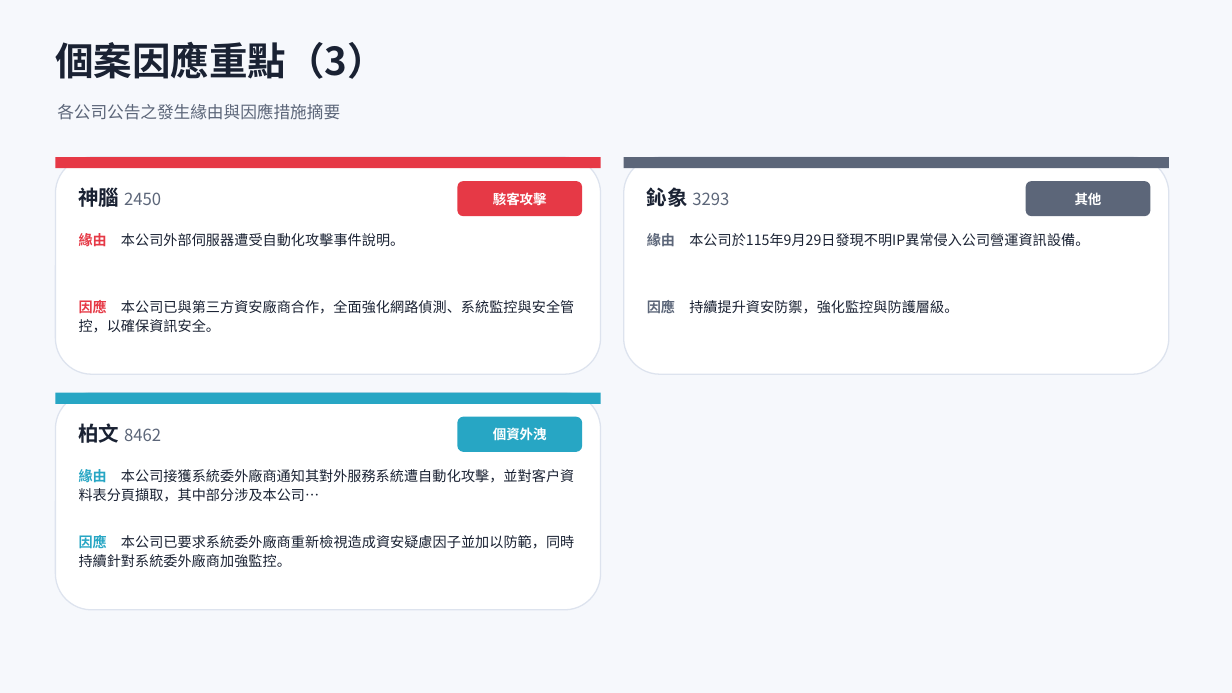
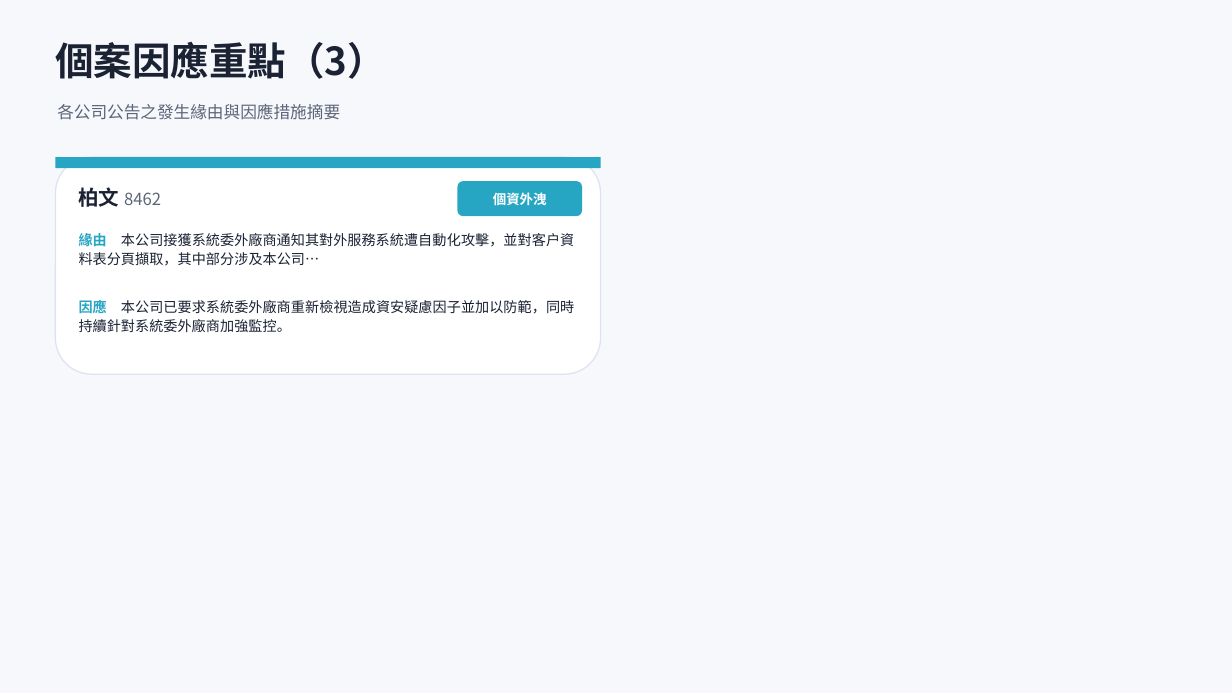
Before and after one commit to Johnnylin77/mops-isec-monitor, a slide deck: slide 8 of 資安事件因應分析.pptx. Drawn at 1232x693 pixels with LibreOffice and Linux fonts; fonts in the diff are those of the drawing. Boxes give left, top, right and bottom in pixels: in the first picture for what was removed or moved away, otherwise in the second. Text is boxed around its words. In the diff, an @@ line names an element or a change of style, - is before the commit and + after.

```diff
--- a/資安事件因應分析.pptx
+++ b/資安事件因應分析.pptx
@@ rectangle at <box>55,157,601,168</box>: fill #E63946 to #27A6C4 @@
@@ rounded rectangle removed at <box>624,157,1169,374</box> @@
@@ rectangle removed at <box>624,157,1169,168</box> @@
@@ text at <box>79,187,161,207</box>: text changed @@
-神腦 2450
+柏文 8462
@@ rounded rectangle at <box>457,181,582,216</box>: fill #E63946 to #27A6C4 @@
@@ text at <box>493,192,547,205</box>: text changed @@
-駭客攻擊
+個資外洩
@@ text removed at <box>647,187,729,207</box> @@
-鈊象 3293
@@ rounded rectangle removed at <box>1026,181,1151,216</box> @@
@@ text removed at <box>1075,192,1102,205</box> @@
-其他
@@ text at <box>79,231,574,266</box>: text changed @@
-緣由 本公司外部伺服器遭受自動化攻擊事件說明。
+緣由 本公司接獲系統委外廠商通知其對外服務系統遭自動化攻擊，並對客戶資料表分頁擷取，其中部分涉及本公司…
@@ text removed at <box>647,231,1089,249</box> @@
-緣由 本公司於115年9月29日發現不明IP異常侵入公司營運資訊設備。
@@ text at <box>79,298,574,332</box>: text changed @@
-因應 本公司已與第三方資安廠商合作，全面強化網路偵測、系統監控與安全管控，以確保資訊安全。
+因應 本公司已要求系統委外廠商重新檢視造成資安疑慮因子並加以防範，同時持續針對系統委外廠商加強監控。
@@ text removed at <box>647,298,958,316</box> @@
-因應 持續提升資安防禦，強化監控與防護層級。
@@ rounded rectangle removed at <box>55,393,601,610</box> @@
@@ rectangle removed at <box>55,393,601,404</box> @@
@@ rounded rectangle removed at <box>457,417,582,452</box> @@
@@ text removed at <box>79,423,161,443</box> @@
-柏文 8462
@@ text removed at <box>493,427,547,440</box> @@
-個資外洩
@@ text removed at <box>79,467,574,502</box> @@
-緣由 本公司接獲系統委外廠商通知其對外服務系統遭自動化攻擊，並對客戶資料表分頁擷取，其中部分涉及本公司…
@@ text removed at <box>79,533,574,567</box> @@
-因應 本公司已要求系統委外廠商重新檢視造成資安疑慮因子並加以防範，同時持續針對系統委外廠商加強監控。
```
Also in this commit, not shown: 6 other slides changed, 2 other files.
